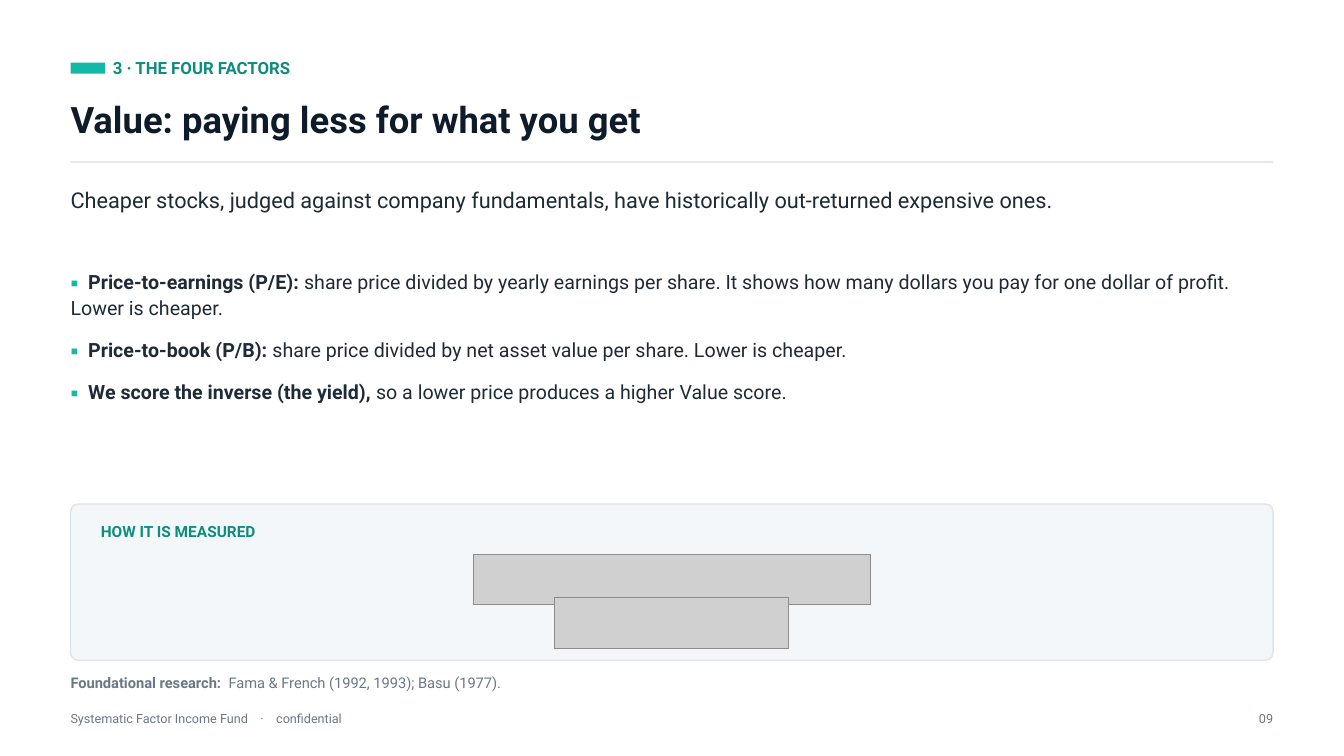
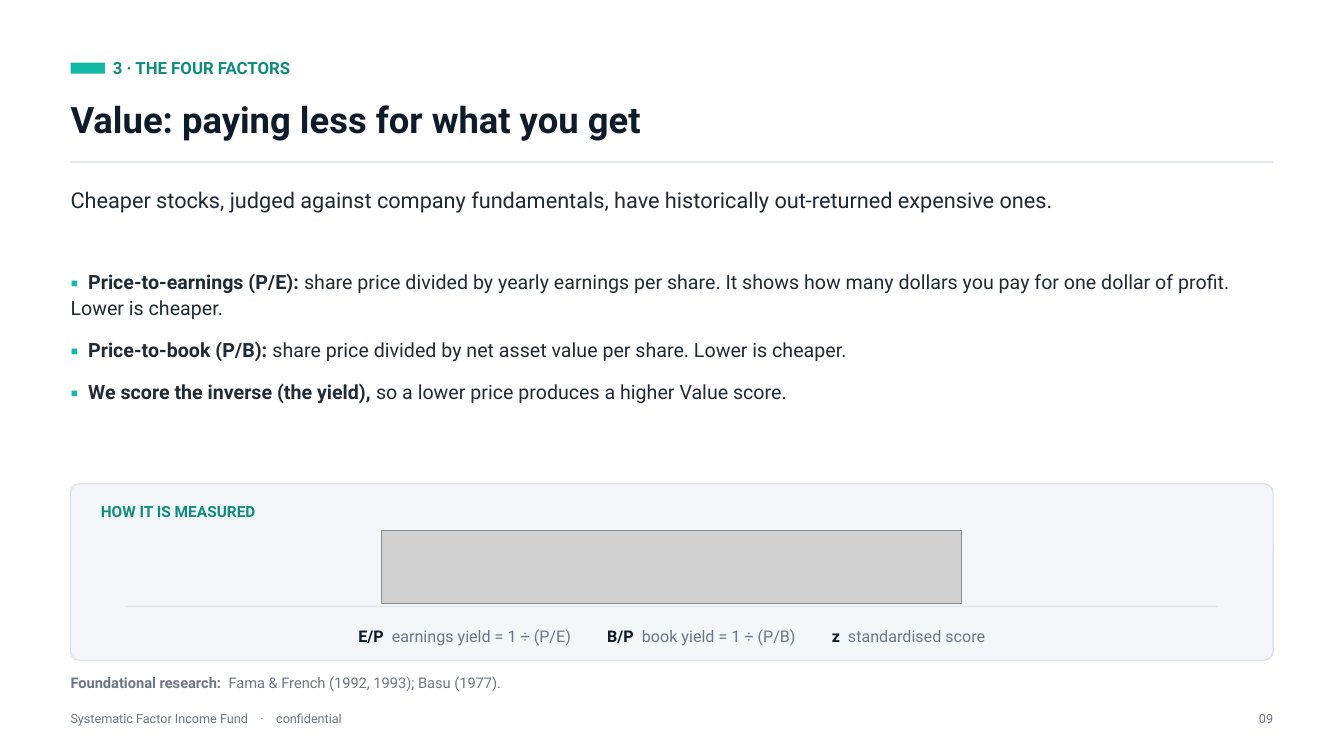
Before and after one commit to diegogomezpy/Portfolio_Algo_Trader, a slide deck: slide 13 of presentation/Systematic-Factor-Income-Fund.pptx. Drawn at 1344x756 pixels with LibreOffice and Linux fonts; fonts in the diff are those of the drawing; grey boxes stand for pictures. Boxes give left, top, right and bottom in pixels: in the first picture for what was removed or moved away, otherwise in the second. Text is boxed around its words. In the diff, an @@ line names an element or a change of style, - is before the commit and + after.

```diff
--- a/presentation/Systematic-Factor-Income-Fund.pptx
+++ b/presentation/Systematic-Factor-Income-Fund.pptx
@@ rounded rectangle: place and size @@
-rounded rectangle at [71,504,1273,660]
+rounded rectangle at [71,484,1273,660]
@@ text "HOW IT IS MEASURED": place and size @@
-text "HOW IT IS MEASURED" at [101,526,256,537]
+text "HOW IT IS MEASURED" at [101,506,256,517]
@@ picture: place and size @@
-picture at [473,555,870,605]
+picture at [382,530,963,604]
@@ picture removed at [555,598,788,648] @@
@@ rectangle added at [126,606,1218,607], fill #DDE4EA @@
@@ text added at [358,629,985,646], 11.5 pt, text #6B7787 @@
+E/P earnings yield = 1 ÷ (P/E) B/P book yield = 1 ÷ (P/B) z standardised score
```
Also in this commit, not shown: 8 other slides changed, 1 other file.
